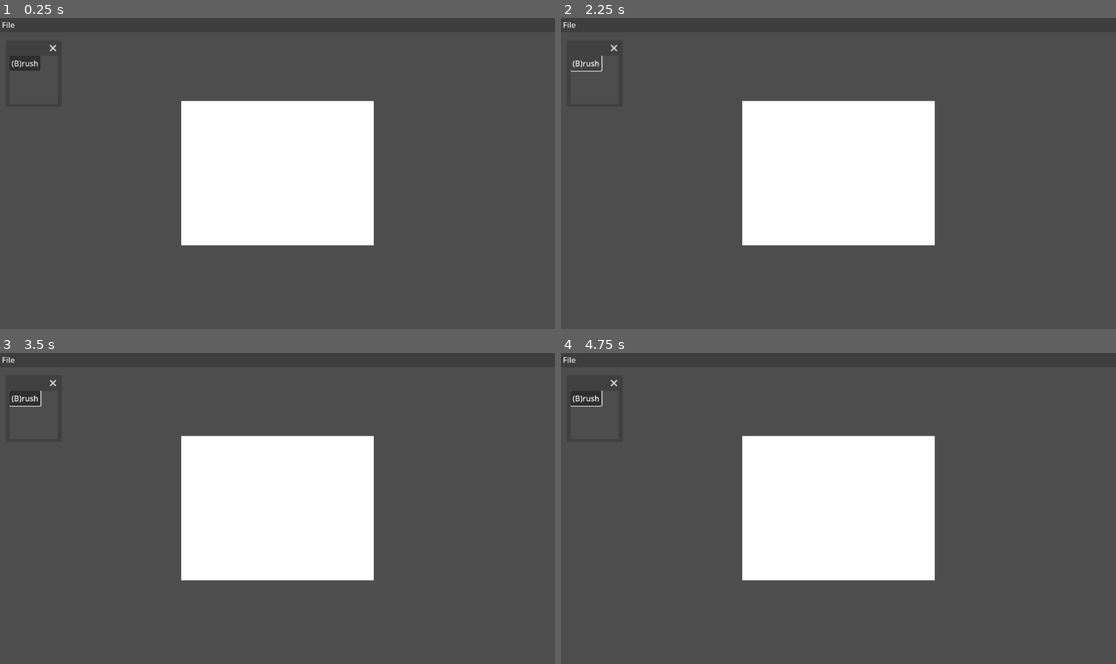
Above: before the commit, frames 1-4 (two rows, left to right).
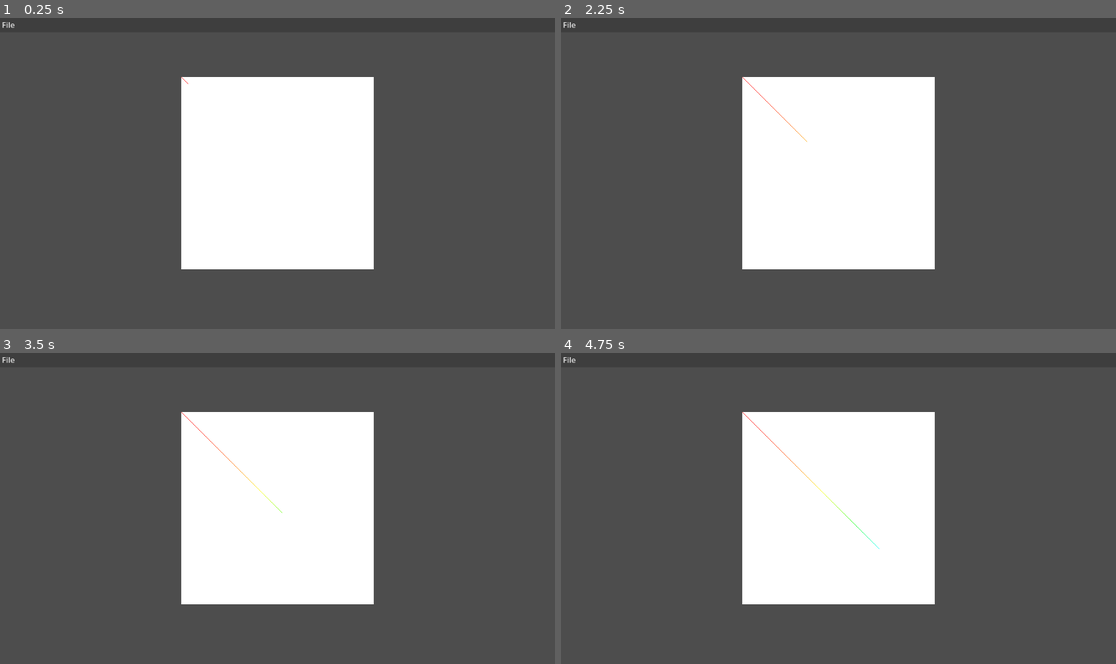
Above: after the commit, the same moments.

Repository: eatablekolas/PUNKimate
Game: Godot game, scene res://scenes/main.tscn
The game is run twice, just before and just after one commit, with the same random seed, the same clock (stepped at 60 frames per second) and the same inputs.
Inputs (mouse positions are in pixels of both pictures, inside the frame that each line leads up to):
- Up to frame 1 (0.25 s): no input
- Up to frame 2 (2.25 s): click (588, 64) at 0.5 s, where only the run before the commit has a clickable "(B)rush"; click (588, 64) at 1.25 s, where only the run before the commit has a clickable "(B)rush"; click (588, 64) at 2 s, where only the run before the commit has a clickable "(B)rush"
- Up to frame 3 (3.5 s): tap Enter at 2.75 s; move the mouse to (399, 492) at 2.77 s; hold Ctrl from 2.78 s (still down); click (399, 492) at 2.92 s
- Up to frame 4 (4.75 s): tap Space at 3.5 s; move the mouse to (727, 524) at 3.52 s; release Ctrl at 3.53 s; tap Ctrl at 3.6 s; click (727, 524) at 3.67 s; tap Enter at 4.25 s; move the mouse to (894, 440) at 4.27 s; hold Ctrl from 4.28 s (still down); click (894, 440) at 4.42 s

The runs differ from the first frame. In frame 1, 5.7% of the frame differs, in the area x 1-68%, y 8-81%; in frame 2, 5.5%; in frame 3, 5.7%; in frame 4, 5.8%.

Commit message:
Experimenting with Image class

Diff:
--- a/scenes/main.tscn
+++ b/scenes/main.tscn
@@ -1,8 +1,9 @@
-[gd_scene load_steps=7 format=3 uid="uid://kbstpojw8yfb"]
+[gd_scene load_steps=8 format=3 uid="uid://kbstpojw8yfb"]
 
 [ext_resource type="Script" path="res://scripts/main.gd" id="1_1mffi"]
 [ext_resource type="Script" path="res://scripts/camera.gd" id="2_i56kx"]
 [ext_resource type="PackedScene" uid="uid://ba2hbn5aiqv6w" path="res://scenes/interface.tscn" id="2_kl5qj"]
+[ext_resource type="Script" path="res://scripts/image_test.gd" id="3_0mjs1"]
 [ext_resource type="Script" path="res://scripts/canvas.gd" id="3_r84rk"]
 
 [sub_resource type="Gradient" id="Gradient_pvuji"]
@@ -20,8 +21,12 @@
 unique_name_in_owner = true
 script = ExtResource("2_i56kx")
 
+[node name="ImageTest" type="Sprite2D" parent="."]
+script = ExtResource("3_0mjs1")
+
 [node name="Canvas" type="Sprite2D" parent="."]
 unique_name_in_owner = true
+visible = false
 scale = Vector2(400, 300)
 texture = SubResource("GradientTexture1D_akhjt")
 script = ExtResource("3_r84rk")
--- /dev/null
+++ b/scripts/image_test.gd
@@ -0,0 +1,31 @@
+extends Sprite2D
+
+const SIZE_X: int = 400
+const SIZE_Y: int = 400
+
+@onready var image: Image = Image.create_empty(SIZE_X, SIZE_Y, false, Image.FORMAT_RGBA8)
+@onready var image_texture: ImageTexture = ImageTexture.create_from_image(image)
+
+var pos: Vector2i = Vector2i.ZERO
+
+# Called when the node enters the scene tree for the first time.
+func _ready() -> void:
+	image.fill(Color.WHITE)
+	image_texture.update(image)
+	self.texture = image_texture
+
+# Called every frame. 'delta' is the elapsed time since the previous frame.
+func _process(delta: float) -> void:
+	if pos.y >= SIZE_Y:
+		return
+
+	#for x in range(0, SIZE_X):
+		#image.set_pixelv(pos, Color.from_hsv(float(pos.x * pos.y) / float(SIZE_X * SIZE_Y), 1, 1))
+		#pos.x += 1
+
+	image.set_pixelv(pos, Color.from_hsv(float(pos.x * pos.y) / float(SIZE_X * SIZE_Y), 1, 1))
+
+	#pos.x = 0
+	pos.x += 1
+	pos.y += 1
+	image_texture.update(image)
--- a/scripts/interface.gd
+++ b/scripts/interface.gd
@@ -10,4 +10,4 @@
 
 	for window: Window in %SubWindows.get_children():
 		window.position += base_position
-		window.show()
+		#window.show()
--- a/scripts/tool_window.gd
+++ b/scripts/tool_window.gd
@@ -8,7 +8,7 @@
 
 func _process(delta: float) -> void:
 	var game_window_size: Vector2 = self.owner.get_viewport().get_visible_rect().size
-	print(game_window_size, "\t", position)
+	#print(game_window_size, "\t", position)
 
 	if position.x < min_x:
 		position.x = min_x
